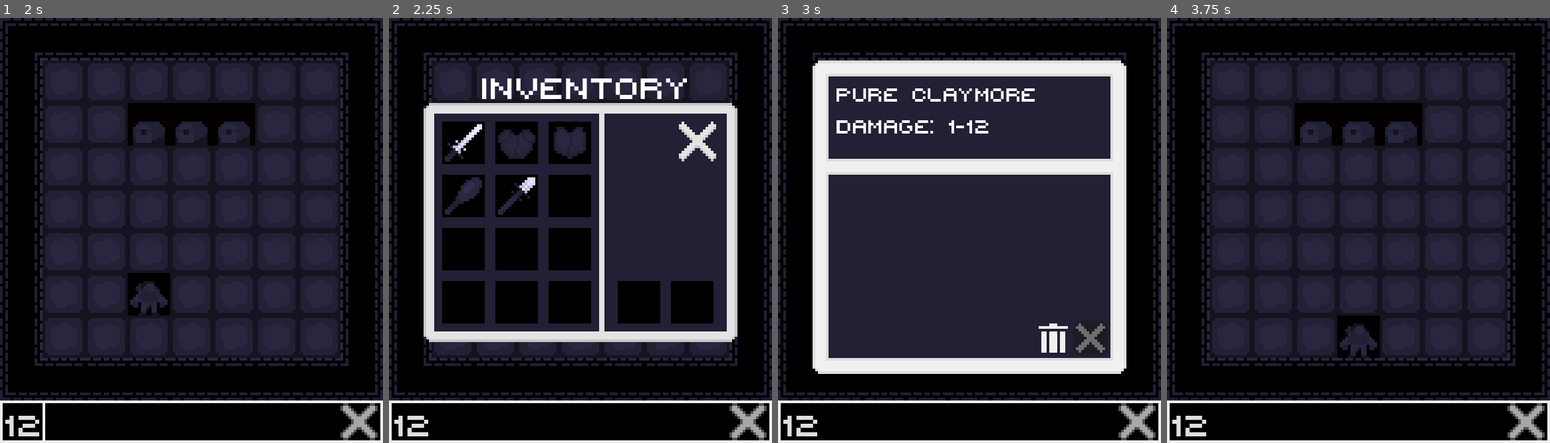
Above: before the commit, frames 1-4 (left to right).
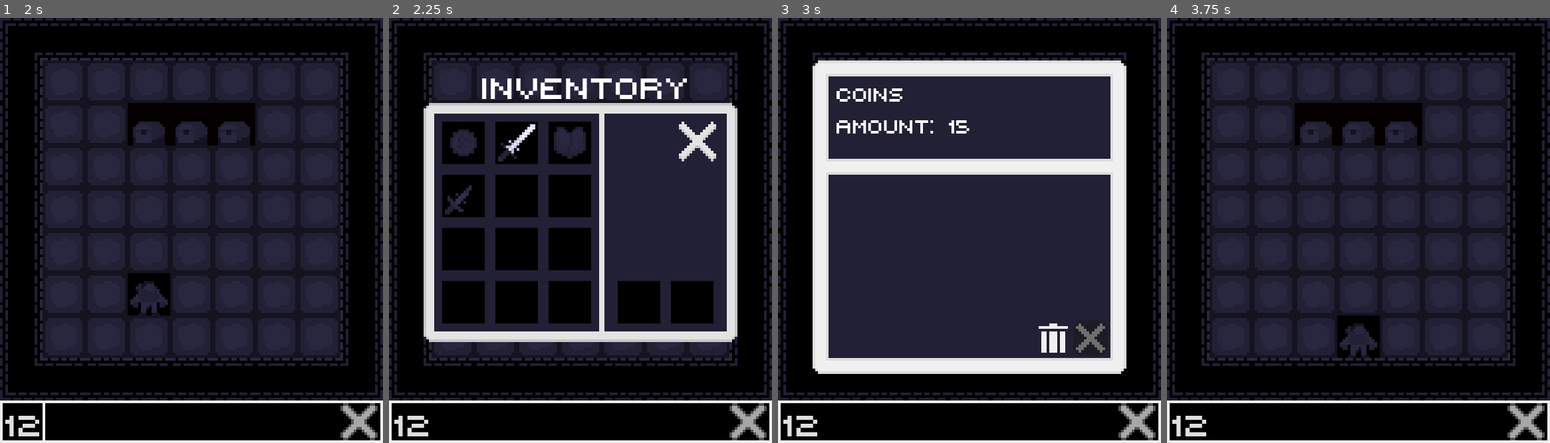
Above: after the commit, the same moments.

Repository: Portalyst/The-Dungeon-of-Darkness
Game: Godot game, scene res://scenes/menu.tscn
Same seed, same stepped clock (60 frames per second), same inputs: the game is played once before the commit and once after it.
Inputs (mouse positions are in pixels of both pictures, inside the frame that each line leads up to):
- Up to frame 1 (2 s): click (84, 196) at 0.5 s; click (191, 421) at 1.27 s; type "12" at 1.35 s
- Up to frame 2 (2.25 s): tap Enter at 2 s; move the mouse to (664, 209) at 2.02 s; hold Right (ui_right) from 2.03 s (still down); tap I (inv) at 2.1 s
- Up to frame 3 (3 s): release Right (ui_right) at 2.75 s; click (850, 141) at 2.77 s
- Up to frame 4 (3.75 s): tap Space at 3.5 s; move the mouse to (1281, 251) at 3.52 s; hold Down (ui_down) from 3.53 s (still down); tap I (inv) at 3.6 s

Frame 1 is identical in both runs. In frame 2, 1.4% of the frame differs, in the area x 14-39%, y 25-47%; in frame 3, 1.1%; in frame 4, nothing differs.

Commit message:
items, mimic and big fix of items

Diff:
--- a/scenes/chest.tscn
+++ b/scenes/chest.tscn
@@ -1,7 +1,7 @@
 [gd_scene load_steps=8 format=3 uid="uid://dvncy03pg6kt3"]
 
 [ext_resource type="Script" path="res://scripts/chest.gd" id="1_ym4kv"]
-[ext_resource type="Texture2D" uid="uid://djmcccdsjabag" path="res://sprites/background/chest/chest.png" id="2_klhih"]
+[ext_resource type="Texture2D" uid="uid://djmcccdsjabag" path="res://sprites/enemy/mimic/chest.png" id="2_klhih"]
 [ext_resource type="Texture2D" uid="uid://b800u3ewe8mwv" path="res://sprites/background/chest/chest_looted.png" id="2_yd8c1"]
 
 [sub_resource type="RectangleShape2D" id="RectangleShape2D_p0f0c"]
--- /dev/null
+++ b/scenes/coins.tscn
@@ -0,0 +1,11 @@
+[gd_scene load_steps=3 format=3 uid="uid://h8a32uqul3w3"]
+
+[ext_resource type="PackedScene" uid="uid://xn1ixdo80xjb" path="res://scenes/items.tscn" id="1_u1r4m"]
+[ext_resource type="Texture2D" uid="uid://owcxr81rijl7" path="res://sprites/loot/coin.png" id="2_m5olf"]
+
+[node name="coins" instance=ExtResource("1_u1r4m")]
+Name = "coins"
+type = "coin"
+
+[node name="Sprite2D" parent="." index="0"]
+texture = ExtResource("2_m5olf")
--- /dev/null
+++ b/scenes/goal.tscn
@@ -0,0 +1,11 @@
+[gd_scene load_steps=3 format=3 uid="uid://b8h60ru85esj"]
+
+[ext_resource type="PackedScene" uid="uid://xn1ixdo80xjb" path="res://scenes/items.tscn" id="1_ma68f"]
+[ext_resource type="Texture2D" uid="uid://dmy5176l21fys" path="res://icon.svg" id="2_buwsk"]
+
+[node name="goal" instance=ExtResource("1_ma68f")]
+Name = "goal"
+type = "goal"
+
+[node name="Sprite2D" parent="." index="0"]
+texture = ExtResource("2_buwsk")
--- a/scenes/level.tscn
+++ b/scenes/level.tscn
@@ -99,3 +99,5 @@
 
 [node name="mimic chest" parent="." instance=ExtResource("4_ewkml")]
 position = Vector2(72, 40)
+loot2 = ""
+loot = ""
--- a/scenes/mimic_chest.gd
+++ /dev/null
@@ -1 +0,0 @@
-extends "res://scripts/mimic_base.gd"
--- a/scenes/mimic_chest.tscn
+++ b/scenes/mimic_chest.tscn
@@ -34,6 +34,8 @@
 
 [node name="mimic chest" instance=ExtResource("1_rbfka")]
 script = ExtResource("2_w2hud")
+loot2 = "Global.mimic_tongue"
+loot = "Global.mimic_scaly"
 type = "mimic"
 damage = 8
 
--- /dev/null
+++ b/scenes/mimic_scaly.tscn
@@ -0,0 +1,11 @@
+[gd_scene load_steps=3 format=3 uid="uid://mrr3blbdjndi"]
+
+[ext_resource type="PackedScene" uid="uid://xn1ixdo80xjb" path="res://scenes/items.tscn" id="1_e8fmq"]
+[ext_resource type="Texture2D" uid="uid://dtlgxv0ieenjh" path="res://sprites/loot/mimic scaly.png" id="2_tunva"]
+
+[node name="mimic scaly" instance=ExtResource("1_e8fmq")]
+Name = "mimiv scaly"
+type = "loot"
+
+[node name="Sprite2D" parent="." index="0"]
+texture = ExtResource("2_tunva")
--- /dev/null
+++ b/scenes/mimic_tongue.tscn
@@ -0,0 +1,11 @@
+[gd_scene load_steps=3 format=3 uid="uid://dsdhuog6k5vm7"]
+
+[ext_resource type="PackedScene" uid="uid://xn1ixdo80xjb" path="res://scenes/items.tscn" id="1_fw20c"]
+[ext_resource type="Texture2D" uid="uid://dp3phejhb65q" path="res://sprites/loot/mimic tongue.png" id="2_8t802"]
+
+[node name="mimic tongue" instance=ExtResource("1_fw20c")]
+Name = "mimic tongue"
+type = "loot"
+
+[node name="GearInfo" parent="." index="1"]
+texture = ExtResource("2_8t802")
--- a/scripts/Global.gd
+++ b/scripts/Global.gd
@@ -15,41 +15,47 @@
 
 #weapons
 
-var bat = preload("res://scenes/bat.tscn")
+var bat = load("res://scenes/bat.tscn")
 
-var p_sword = preload("res://scenes/p_sword.tscn")
-var s_sword = preload("res://scenes/s_sword.tscn")
-var sword = preload("res://scenes/sword.tscn")
-var b_sword = preload("res://scenes/broken_sword.tscn")
+var p_sword = load("res://scenes/p_sword.tscn")
+var s_sword = load("res://scenes/s_sword.tscn")
+var sword = load("res://scenes/sword.tscn")
+var b_sword = load("res://scenes/broken_sword.tscn")
 
-var p_dagger = preload("res://scenes/p_dagger.tscn")
-var s_dagger = preload("res://scenes/s_dagger.tscn")
-var dagger = preload("res://scenes/dagger.tscn")
+var p_dagger = load("res://scenes/p_dagger.tscn")
+var s_dagger = load("res://scenes/s_dagger.tscn")
+var dagger = load("res://scenes/dagger.tscn")
 
-var g_claymore = preload("res://scenes/g_claymore.tscn")
-var p_claymore = preload("res://scenes/p_claymore.tscn")
-var claymore = preload("res://scenes/claymore.tscn")
-var b_claymore =preload("res://scenes/b_claymore.tscn")
+var g_claymore = load("res://scenes/g_claymore.tscn")
+var p_claymore = load("res://scenes/p_claymore.tscn")
+var claymore = load("res://scenes/claymore.tscn")
+var b_claymore =load("res://scenes/b_claymore.tscn")
 
-var p_halberd = preload("res://scenes/p_halberd.tscn")
-var s_halberd = preload("res://scenes/s_halberd.tscn")
-var halberd = preload("res://scenes/halberd.tscn")
-var b_halberd =preload("res://scenes/b_halberd.tscn")
+var p_halberd = load("res://scenes/p_halberd.tscn")
+var s_halberd = load("res://scenes/s_halberd.tscn")
+var halberd = load("res://scenes/halberd.tscn")
+var b_halberd =load("res://scenes/b_halberd.tscn")
 
-var b_spear = preload("res://scenes/broken_spear.tscn")
-var spear = preload("res://scenes/spear.tscn")
-var s_spear = preload("res://scenes/sharp_spear.tscn")
-var p_spear = preload("res://scenes/pure_spear.tscn")
+var b_spear = load("res://scenes/broken_spear.tscn")
+var spear = load("res://scenes/spear.tscn")
+var s_spear = load("res://scenes/sharp_spear.tscn")
+var p_spear = load("res://scenes/pure_spear.tscn")
 
 #armors
 
-var bone_armor = preload("res://scenes/bone_armor.tscn")
-var chain_armor = preload("res://scenes/chain_armor.tscn")
-var armor_of_knights = preload("res://scenes/armor_of_knights.tscn")
-var heavy_armor = preload("res://scenes/heavy_armor.tscn")
-var iron_armor = preload("res://scenes/iron_armor.tscn")
-var leather_armor = preload("res://scenes/leather_armor.tscn")
-var lightweight_heavy_armor = preload("res://scenes/lightweight_heavy_armor.tscn")
-var scaly_armor = preload("res://scenes/scaly_armor.tscn")
-var iron_chestplate = preload("res://scenes/iron_chestplate.tscn")
-var prototype_a = preload("res://scenes/prototype_a.tscn")
+var bone_armor = load("res://scenes/bone_armor.tscn")
+var chain_armor = load("res://scenes/chain_armor.tscn")
+var armor_of_knights = load("res://scenes/armor_of_knights.tscn")
+var heavy_armor = load("res://scenes/heavy_armor.tscn")
+var iron_armor = load("res://scenes/iron_armor.tscn")
+var leather_armor = load("res://scenes/leather_armor.tscn")
+var lightweight_heavy_armor = load("res://scenes/lightweight_heavy_armor.tscn")
+var scaly_armor = load("res://scenes/scaly_armor.tscn")
+var iron_chestplate = load("res://scenes/iron_chestplate.tscn")
+var prototype_a = load("res://scenes/prototype_a.tscn")
+
+#other items
+
+var coin = load("res://scenes/coins.tscn")
+var mimic_tongue = load("res://scenes/mimic_tongue.tscn")
+var mimic_scaly = load("res://scenes/mimic_scaly.tscn")
--- a/scripts/InvLog.gd
+++ b/scripts/InvLog.gd
@@ -11,11 +11,11 @@
 	slots += 2
 	for i in range(slots):
 		items.append({})
-	items[0] = Global.p_claymore
-	items[1] = Global.iron_armor
+	items[0] = Global.coin
+	items[1] = Global.p_claymore
 	items[2] = Global.iron_chestplate
-	items[3] = Global.bat
-	items[4] = Global.p_spear
+	items[3] = Global.b_claymore
+
 	items[12] = "w"
 	items[13] = "a"
 
--- a/scripts/enemy_base.gd
+++ b/scripts/enemy_base.gd
@@ -9,6 +9,9 @@
 
 signal deal_attack(int)
 
+signal drop_loot()
+
+@export var loot : PackedScene
 @export var type : String
 @export var armor : int
 @export var damage : int
@@ -123,6 +126,9 @@
 	if dead == false:
 		HP -= damage
 		if HP <= 0:
+			var chance = randi_range(0, 10)
+			if chance == 10:
+				drop_loot.emit(loot)
 			dead = true
 			queue_free()
 			Global.player_action = true
--- a/scripts/hero.gd
+++ b/scripts/hero.gd
@@ -82,8 +82,9 @@
 		if chest_in_area == false:
 			new_text = "no chest"
 			$Timer.start()
-	if new_text == "attack" and enemy_spoted == true and Global.player_action == true:
+	if new_text == "attack mimic" and enemy_spoted == true and Global.player_action == true and mimic_in_area == true:
 		attack()
+		moves = 6
 
 	if new_text == "end" and Global.in_battle == true:
 		moves = 6
@@ -514,13 +515,15 @@
 func _on_area_2d_area_exited(area):
 	if area.has_meta("chest"):
 		chest_in_area = false
+		area.loot.disconnect(get_loot)
 
 func _on_button_pressed():
 	$CanvasLayer.hide()
 
 func get_loot(get_item):
 	var slot = InvLog.items.find({})
-	InvLog.set_item(slot, get_item)
+	if slot != -1:
+		InvLog.set_item(slot, get_item)
 
 func get_damage(damage):
 	$Hero.modulate = Color(1, 0, 0)
@@ -533,6 +536,7 @@
 func _on_area_2d_body_entered(body):
 	if body.has_meta("enemy"):
 		body.deal_attack.connect(get_damage)
+		body.drop_loot.connect(get_loot)
 		enemy_spoted = true
 		enemy_body = body
 		if body.type == "mimic":
@@ -543,6 +547,7 @@
 		body.deal_attack.disconnect(get_damage)
 		enemy_spoted = false
 		enemy_body = null
+		body.drop_loot.disconnect(get_loot)
 		if body.type == "mimic":
 			mimic_in_area = false
 
--- a/scripts/items.gd
+++ b/scripts/items.gd
@@ -29,6 +29,10 @@
 		$/root/level/Hero/CanvasLayer/ItemsMenu/item_damage_or_res.text = "Damage: " + damage
 	if type == "armor":
 		$/root/level/Hero/CanvasLayer/ItemsMenu/item_damage_or_res.text = "protection: " + str(protection)
+	if type == "coin":
+		$/root/level/Hero/CanvasLayer/ItemsMenu/item_damage_or_res.text = "amount: " + str(Global.coins)
+	if type == "loot":
+		$/root/level/Hero/CanvasLayer/ItemsMenu/item_damage_or_res.text = ""
 	$/root/level/Hero/CanvasLayer/ItemsMenu/discription.text = discription
 	#$GearInfo.visible = !$GearInfo.visible
 	#if $GearInfo == null:
--- a/scripts/mimic_chest.gd
+++ b/scripts/mimic_chest.gd
@@ -11,8 +11,12 @@
 
 signal deal_attack(int)
 
+signal drop_loot()
+
 var agr_rate = 5
 
+@export var loot2 : String
+@export var loot : String
 @export var type = "mimic"
 @export var armor : int
 @export var damage : int
@@ -141,6 +145,12 @@
 		agr_rate = 5
 		HP -= damage
 		if HP <= 0:
+			var chance_for_one = randi_range(0, 10)
+			if chance_for_one == 10:
+				drop_loot.emit(loot)
+			var chance_for_two = randi_range(0, 20)
+			if chance_for_two == 20:
+				drop_loot.emit(loot2)
 			dead = true
 			queue_free()
 			Global.player_action = true
Renamed: sprites/gear/trash/big potion of health.png -> sprites/loot/big potion of health.png
Not shown, added: sprites/loot/big potion of health.png.import
Binary file added: sprites/loot/bone.png
Not shown, added: sprites/loot/bone.png.import
Binary file added: sprites/loot/chip of shadow.png
Not shown, added: sprites/loot/chip of shadow.png.import
Binary file added: sprites/loot/coin.png
Not shown, added: sprites/loot/coin.png.import
Binary file added: sprites/loot/cursed skull.png
Not shown, added: sprites/loot/cursed skull.png.import
Binary file added: sprites/loot/medal of sun.png
Not shown, added: sprites/loot/medal of sun.png.import
(and 13 more such lines)
